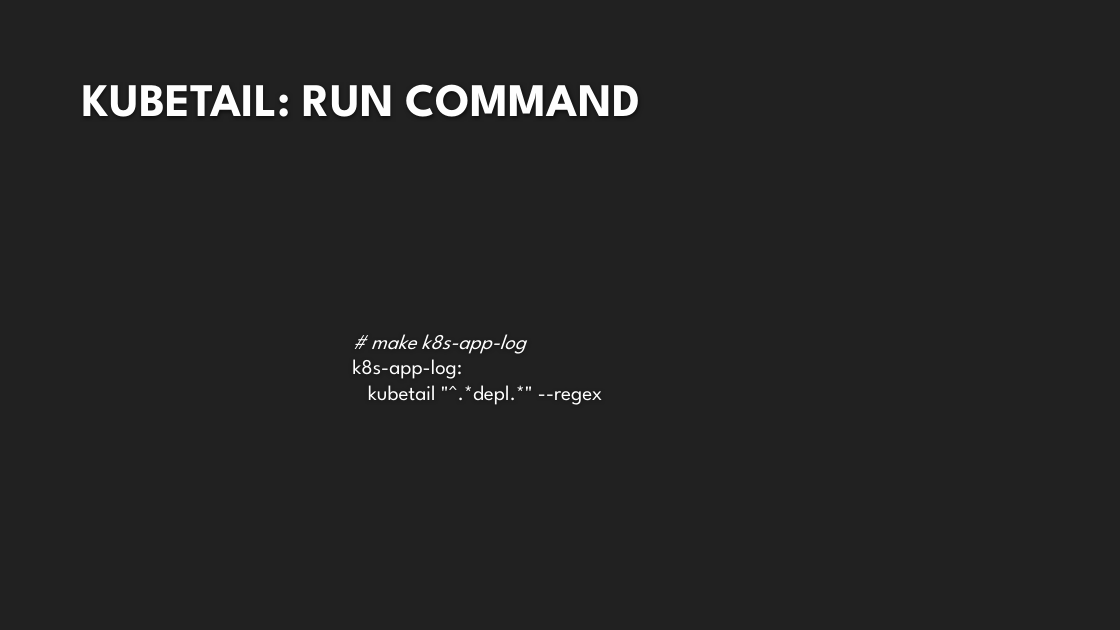
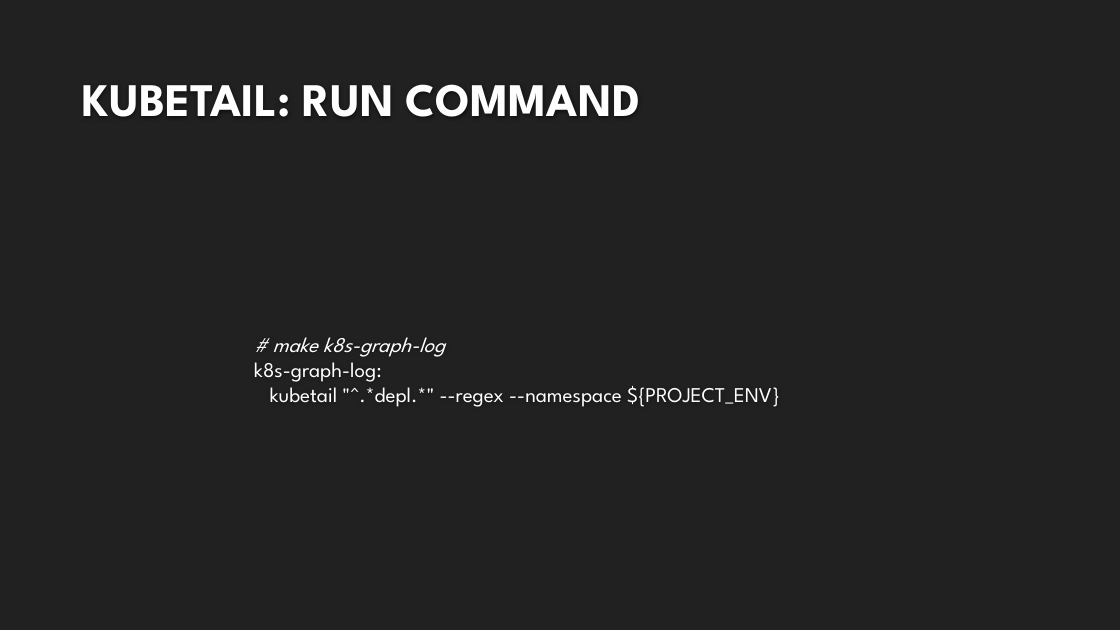
Before and after one commit to bluetechy/NodeJS-Project, a slide deck: slide 17 of Kubernetes Workshop.pptx. Drawn at 1120x630 pixels with LibreOffice and Linux fonts; fonts in the diff are those of the drawing; background and template pictures are left out. Boxes give left, top, right and bottom in pixels: in the first picture for what was removed or moved away, otherwise in the second. Text is boxed around its words. In the diff, an @@ line names an element or a change of style, - is before the commit and + after.

```diff
--- a/Kubernetes Workshop.pptx
+++ b/Kubernetes Workshop.pptx
@@ text at bbox=[254, 337, 780, 407]: text changed @@
-# make k8s-app-log
-k8s-app-log:
-kubetail "^.*depl.*" --regex
+# make k8s-graph-log
+k8s-graph-log:
+kubetail "^.*depl.*" --regex --namespace ${PROJECT_ENV}
```
Also in this commit, not shown: 3 other slides changed, 1 other file.
